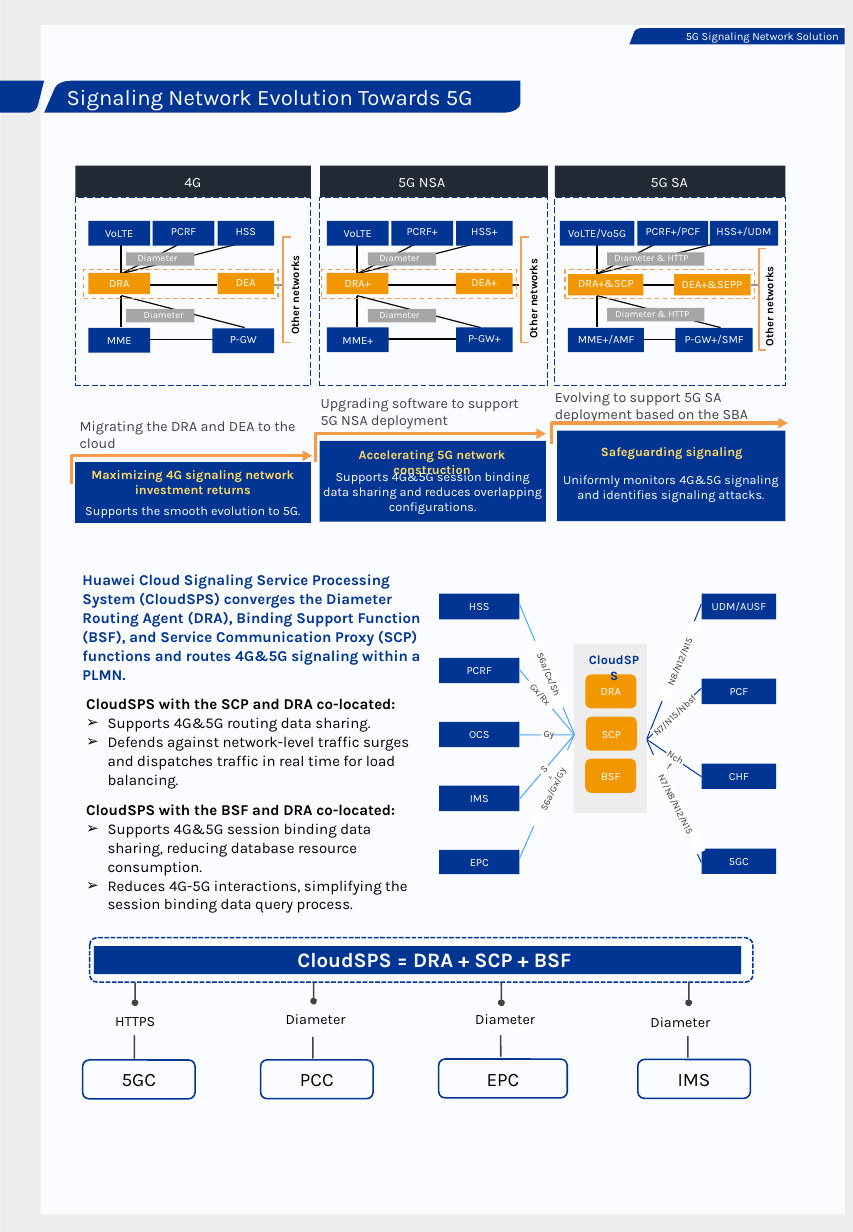
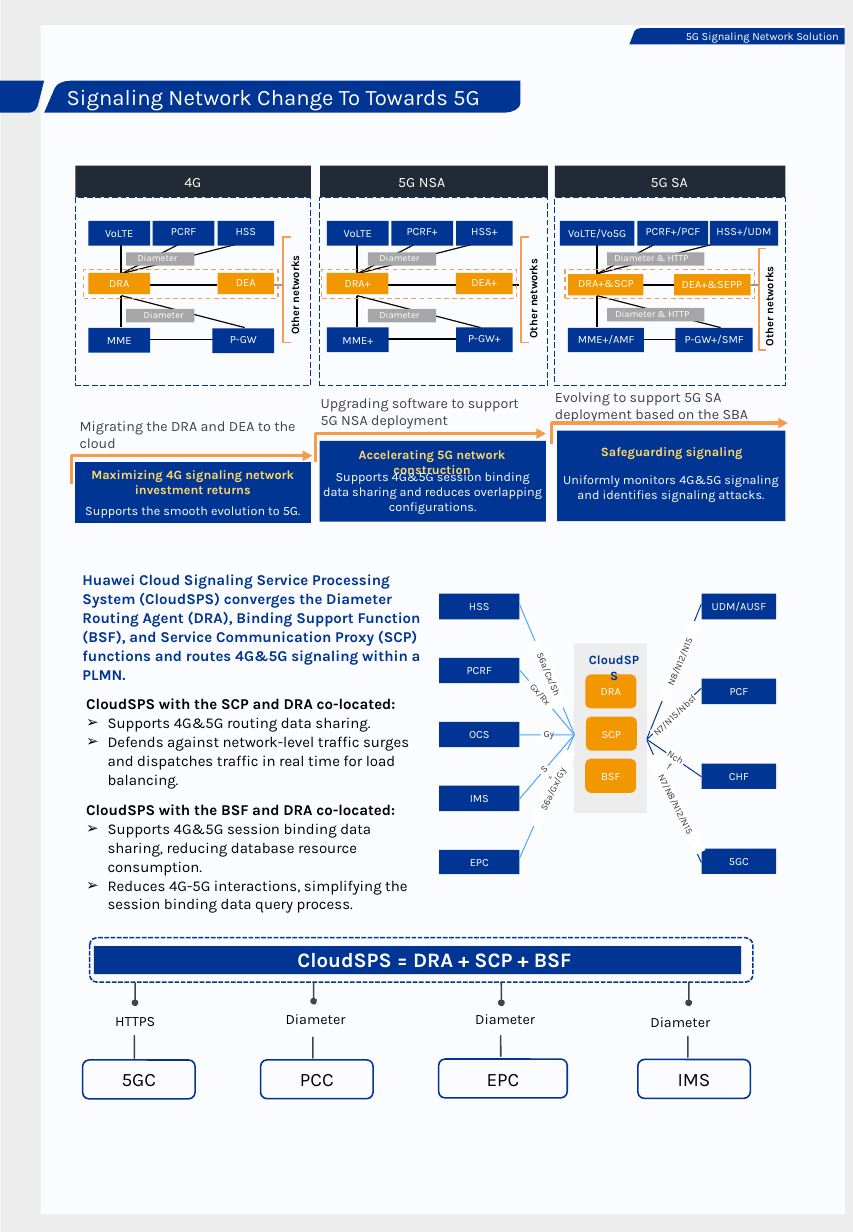
Before and after one commit to rlrocha90/PythonFabrica, a slide deck: slide 1 of en-us_attachment_0000001172150480.pptx. Drawn at 853x1232 pixels with LibreOffice and Linux fonts; fonts in the diff are those of the drawing. Boxes give left, top, right and bottom in pixels: in the first picture for what was removed or moved away, otherwise in the second. Text is boxed around its words. In the diff, an @@ line names an element or a change of style, - is before the commit and + after.

```diff
--- a/en-us_attachment_0000001172150480.pptx
+++ b/en-us_attachment_0000001172150480.pptx
@@ text at box(67, 90, 480, 111): text changed @@
-Signaling Network Evolution Towards 5G
+Signaling Network Change To Towards 5G
```
Also in this commit, not shown: 2 other slides changed.
